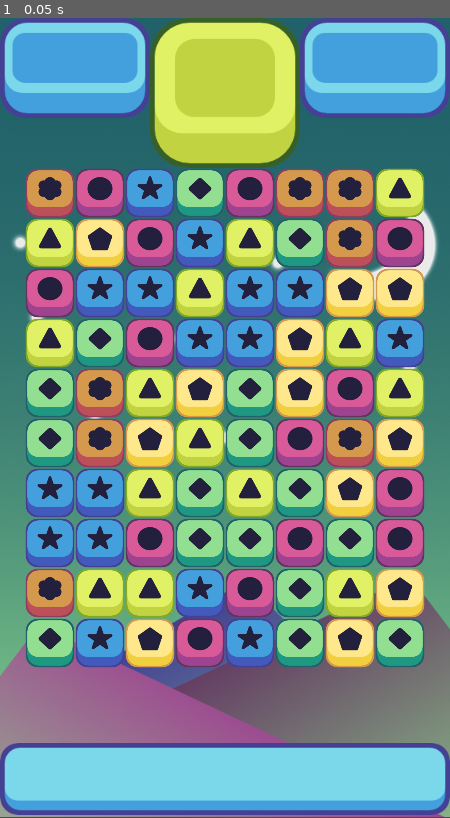
Above: before the commit, frame 1.
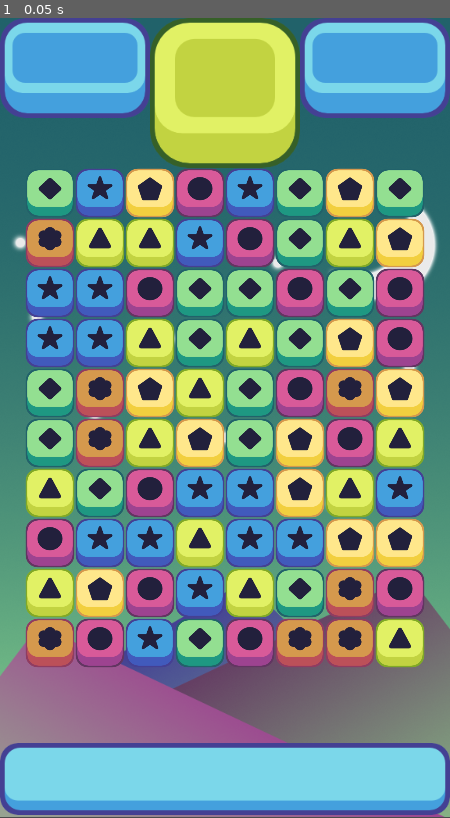
Above: after the commit, the same moment.

Repository: jamdominguez/Candy_Crush
Game: Godot game, scene res://scenes/game_window.tscn
Two runs of this game, one before a commit and one after it. Both use one fixed random seed, a clock stepped at 60 frames per second and the inputs below.
Inputs:
- Up to frame 1 (0.05 s): no input

The runs differ from the first frame. In frame 1, 37% of the frame differs, in the area x 5-95%, y 18-82%.

Commit message:
- Pieces movement

Diff:
--- a/project.godot
+++ b/project.godot
@@ -15,7 +15,7 @@
 
 [application]
 
-config/name="Candy_Crash"
+config/name="New Game Project"
 run/main_scene="res://scenes/game_window.tscn"
 config/icon="res://icon.png"
 
--- a/scenes/piece.tscn
+++ b/scenes/piece.tscn
@@ -7,3 +7,5 @@
 
 [node name="Sprite" type="Sprite" parent="."]
 scale = Vector2( 0.5, 0.5 )
+
+[node name="move_tween" type="Tween" parent="."]
--- a/scripts/grid.gd
+++ b/scripts/grid.gd
@@ -4,9 +4,10 @@
 export (int) var width = 8
 export (int) var height = 10
 export (int) var x_start = 64
-export (int) var y_start = 224
+export (int) var y_start = 800
 export (int) var offset =  64
 
+#The piece array
 var possible_pieces = [
 	preload("res://scenes/piece/piece_blue.tscn"),
 	preload("res://scenes/piece/piece_green.tscn"),
@@ -15,7 +16,13 @@
 	preload("res://scenes/piece/piece_yellow.tscn"),
 	preload("res://scenes/piece/piece_pink.tscn")
 ]
+#current pieces in the screen
 var all_pieces
+
+#Touch Variables
+var first_touch= Vector2(0,0)
+var final_touch= Vector2(0,0)
+var controlling = false
 
 # Called when the node enters the scene tree for the first time.
 func _ready():
@@ -49,7 +56,6 @@
 			add_child(piece)
 			piece.position = grid_to_pixel(i,j)
 			all_pieces[i][j] = piece
-			print(piece.position)
 
 func match_at(column,row, color):
 	if column > 1:
@@ -58,15 +64,66 @@
 				return true
 	if row > 1:
 		if all_pieces[column][row-1] != null && all_pieces[column][row-2] != null:
-			if all_pieces[column ][row-1].color == color && all_pieces[column][row-2].color == color:
+			if all_pieces[column][row-1].color == color && all_pieces[column][row-2].color == color:
 				return true
 	return false
 
 #Return the position in pixel according column and row
 func grid_to_pixel(column, row):
 	var new_x = x_start + offset * column
-	var new_y = y_start + offset * row
+	var new_y = y_start + -offset * row
 	return Vector2(new_x,new_y)
+
+func is_in_grid(column,row):
+	if column>=0 &&column<width:
+		if row>= 0&& row<height:
+			return true
+		return false
+#return the position in a column and row according to a pixel
+func pixel_to_grid(pixel_x, pixel_y):
+	var new_x = round((pixel_x -x_start)/offset)
+	var new_y = round((pixel_y -y_start)/-offset)
+	return Vector2(new_x,new_y)
+
+
+func touch_imput():
+	if Input.is_action_just_pressed("ui_touch"):
+		first_touch =get_global_mouse_position()
+		var grid_position = pixel_to_grid(first_touch.x,first_touch.y)
+		if is_in_grid(grid_position.x,grid_position.y):
+			controlling = true
+	if Input.is_action_just_released("ui_touch"):
+		final_touch = get_global_mouse_position()
+		var grid_position = pixel_to_grid(final_touch.x,final_touch.y)
+		if is_in_grid(grid_position.x,grid_position.y) && controlling:
+			touch_difference(pixel_to_grid(first_touch.x,first_touch.y), grid_position)
+			print("Swip ("+String(grid_position.x)+","+String(grid_position.y)+")")
+		controlling = false
+
+
+func swap_pieces(column, row,direction):
+	var first_piece =all_pieces[column][row]
+	var other_piece =all_pieces[column+direction.x][row+direction.y]
+	all_pieces[column][row] = other_piece
+	all_pieces[column+direction.x][row+direction.y]= first_piece;
+	first_piece.move(grid_to_pixel(column+direction.x,row+direction.y))
+	other_piece.move(grid_to_pixel(column,row))
+
+func touch_difference(grid_1,grid_2):
+	var difference = grid_2 - grid_1
+	if abs(difference.x)>abs(difference.y):
+		if difference.x>0:
+			swap_pieces(grid_1.x,grid_1.y,Vector2(1,0))
+		elif difference.x<0:
+			swap_pieces(grid_1.x,grid_1.y,Vector2(-1,0))
+	elif abs(difference.y)>abs(difference.x):
+		if difference.y>0:
+			swap_pieces(grid_1.x,grid_1.y,Vector2(0,1))
+		elif difference.y<0:
+			swap_pieces(grid_1.x,grid_1.y,Vector2(0,-1))
+
+func _process(delta):
+	touch_imput()
 
 # Called every frame. 'delta' is the elapsed time since the previous frame.
 #func _process(delta):
--- a/scripts/piece.gd
+++ b/scripts/piece.gd
@@ -1,10 +1,17 @@
 extends Node2D
 
 export (String) var color;
+var move_tween
 
 # Called when the node enters the scene tree for the first time.
 func _ready():
-	pass # Replace with function body.
+	move_tween=$move_tween
+
+func move(target):
+	move_tween.interpolate_property(self,"position",position,target,.4,
+	Tween.TRANS_BOUNCE,Tween.EASE_OUT)
+	move_tween.start()
+
 
 # Called every frame. 'delta' is the elapsed time since the previous frame.
 #func _process(delta):
